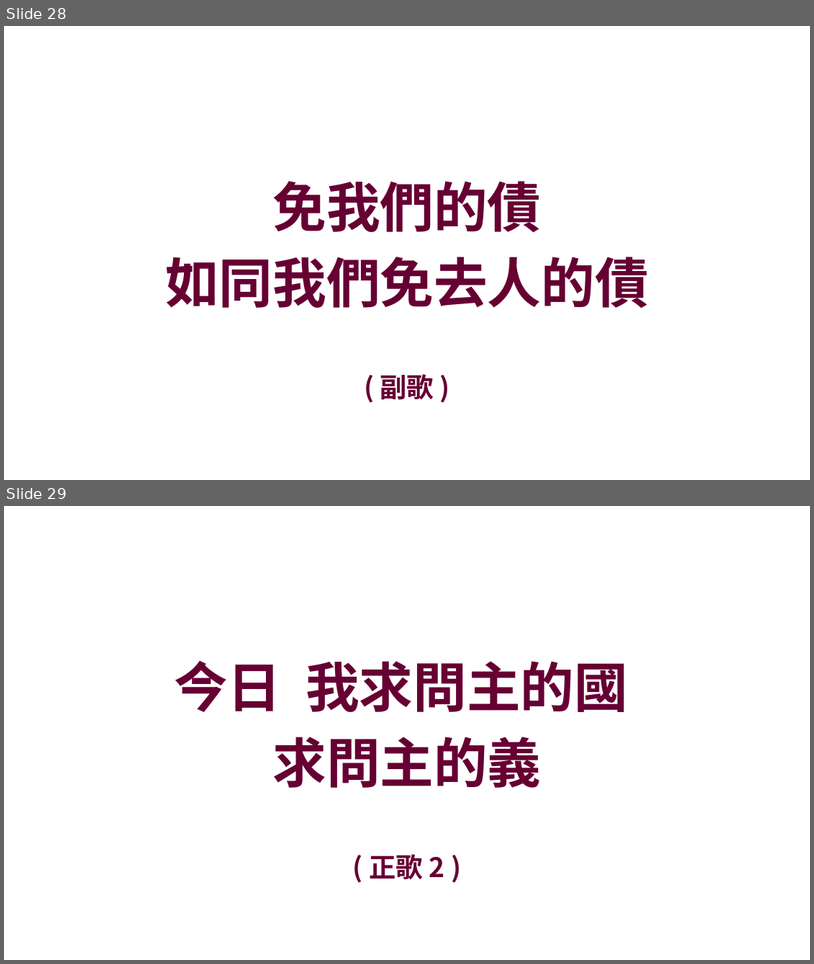
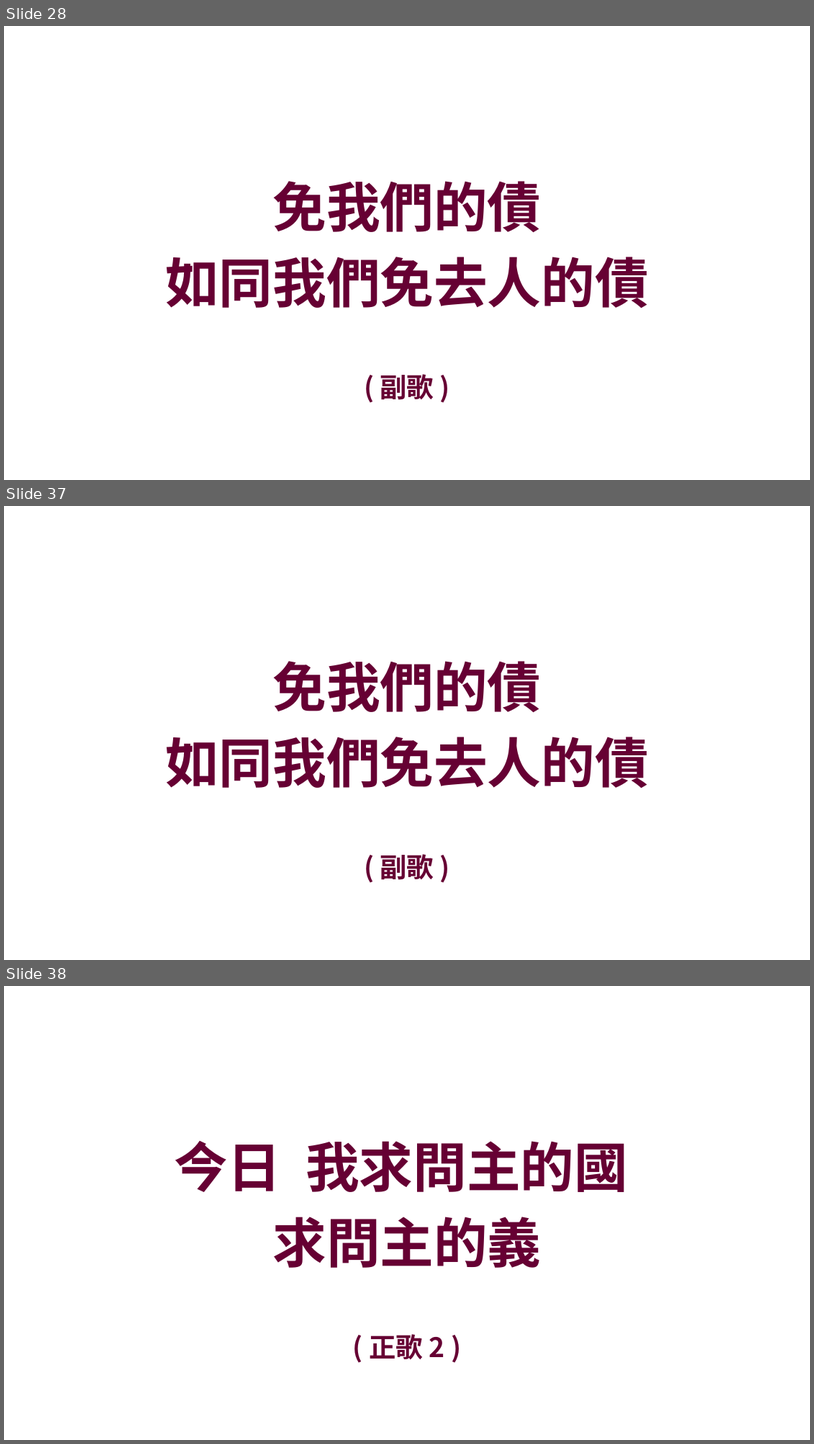
Before and after one commit to batisuoc/prayermeeting, a slide deck: 2024/5月/09-05-2024.pptx. Shown one above the other, each under a label of ours: slides 28 and 29 before the commit, slides 28, 37 and 38 after it; the slides between them are not shown. The pictures are 814x964 and 814x1444 pixels, drawn with LibreOffice and Linux fonts; fonts in the diff are those of the drawing; background and template pictures are left out. Boxes give left, top, right and bottom in pixels: in the first picture for what was removed or moved away, otherwise in the second. Text is boxed around its words. In the diff, an @@ line names an element or a change of style, - is before the commit and + after.

```diff
--- a/2024/5月/09-05-2024.pptx
+++ b/2024/5月/09-05-2024.pptx
@@ slide 37 added at [4, 506, 810, 960], background picture (left out) @@
@@ text added at [165, 661, 649, 788], 64 pt, text #660033, bold @@
+免我們的債
+如同我們免去人的債
@@ text added at [381, 854, 435, 880], 32 pt, text #660033, bold @@
+( 副歌 )
@@ what was slide 29 is now slide 38 @@
```
Also in this commit, not shown: 8 other slides added.
